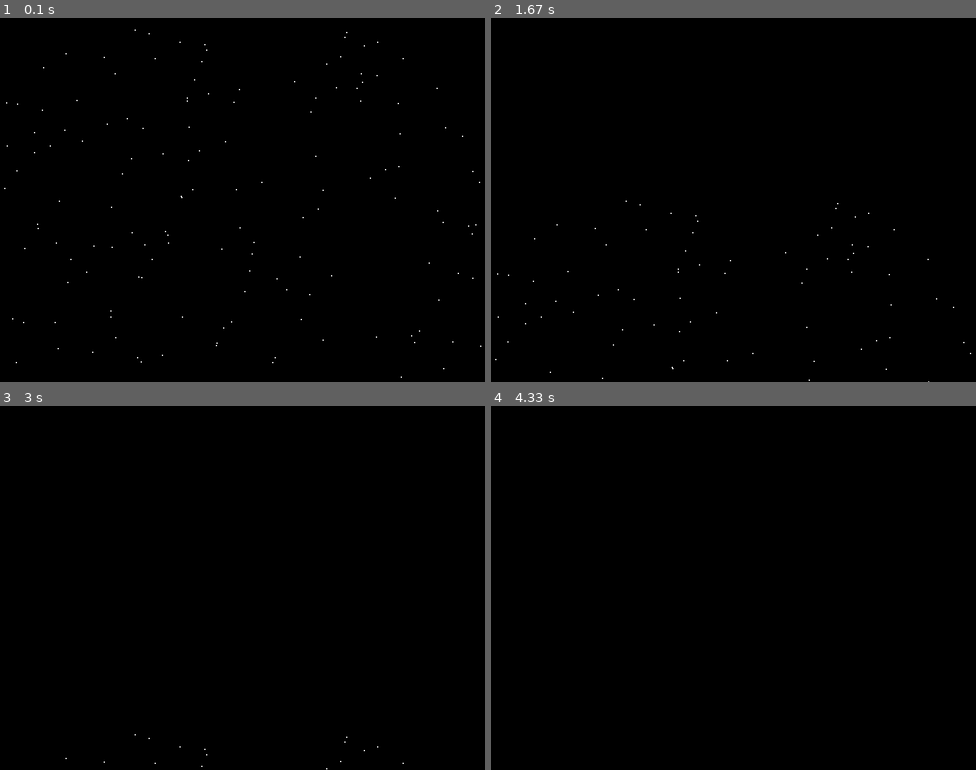
Above: before the commit, frames 1-4 (two rows, left to right).
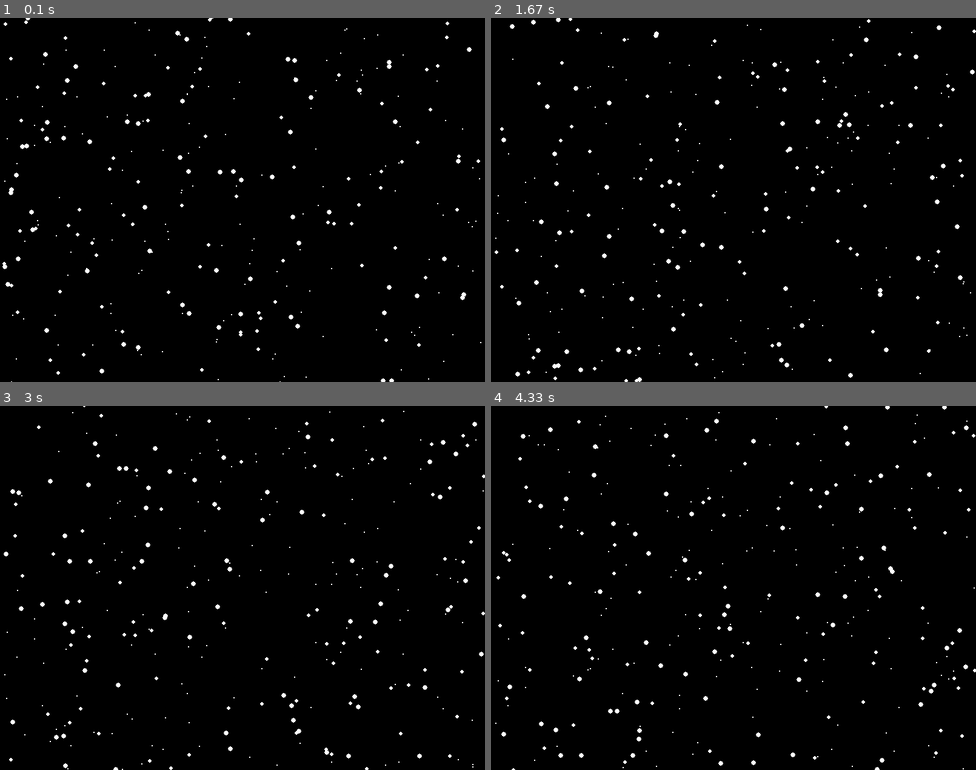
Above: after the commit, the same moments.

Repository: Jinnbo/programming-2-a1
Game: pygame game, started from pygame/snowscape.py
The game is run twice, just before and just after one commit, with the same random seed, the same clock (stepped at 60 frames per second) and the same inputs.
Inputs:
- Up to frame 1 (0.1 s): no input
- Up to frame 2 (1.67 s): no input
- Up to frame 3 (3 s): no input
- Up to frame 4 (4.33 s): no input

The runs differ from the first frame. In frame 1, 1.2% of the frame differs, in the area x 0-100%, y 0-100%; in frame 2, 1.2%; in frame 3, 1.1%; in frame 4, 1.1%.

Commit message:
Snow falls close and far

Diff:
--- a/pygame/snowscape.py
+++ b/pygame/snowscape.py
@@ -30,7 +30,7 @@
 
         self.colour = WHITE
 
-        self.vel_y = 3
+        self.vel_y = random.choice([1, 2])
 
     def draw(self, screen):
         """Draws the snow on the screen.
@@ -49,7 +49,13 @@
         )
 
     def update(self):
+        """Update location of snow."""
         self.y += self.vel_y
+
+        # reset location if it reaches the bottom
+        if self.y > HEIGHT:
+            self.x = random.randrange(0, WIDTH)
+            self.y = random.randrange(-15, 0)
 
 
 def main():
@@ -66,8 +72,14 @@
 
     # create snow objects
     snow_list = []
+    # farther snow
     for i in range(NUM_SNOW):
         snow = Snow()
+        snow_list.append(snow)
+    # closer snow
+    for i in range(NUM_SNOW):
+        snow = Snow(random.choice([3, 4]))
+        snow.vel_y = random.choice([4, 5])
         snow_list.append(snow)
 
     # ----- MAIN LOOP
